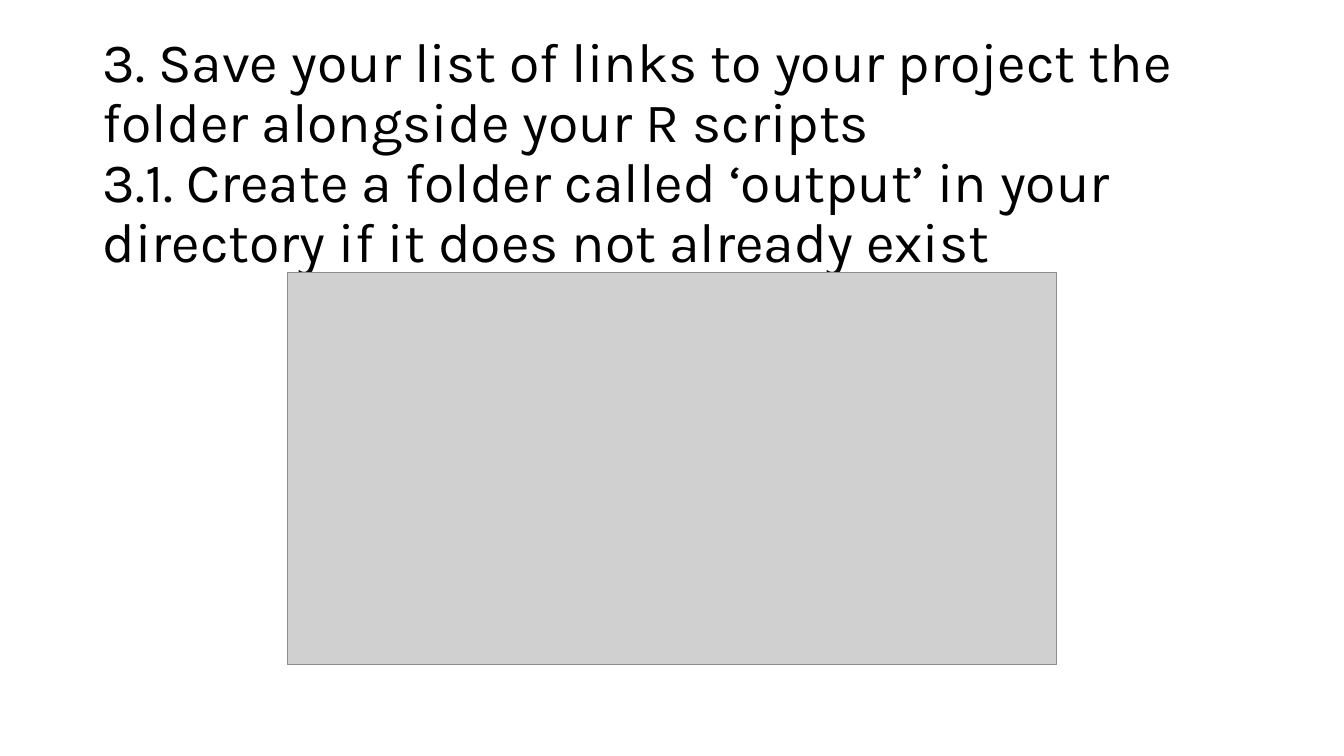
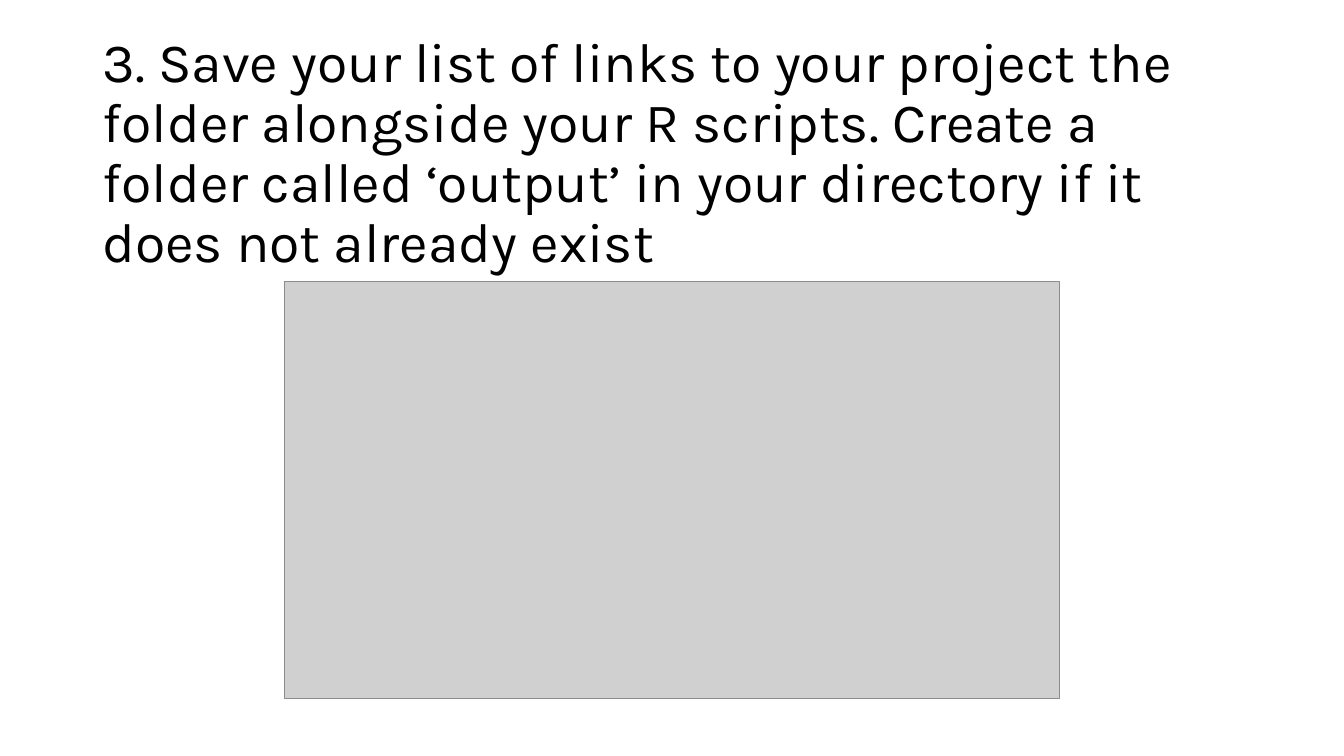
Before and after one commit to eco-kgml/NLDAS2_for_LakeGPT, a slide deck: slide 7 of How_to_NLDAS2 data.pptx. Drawn at 1344x756 pixels with LibreOffice and Linux fonts; fonts in the diff are those of the drawing; grey boxes stand for pictures. Boxes give left, top, right and bottom in pixels: in the first picture for what was removed or moved away, otherwise in the second. Text is boxed around its words. In the diff, an @@ line names an element or a change of style, - is before the commit and + after.

```diff
--- a/How_to_NLDAS2 data.pptx
+++ b/How_to_NLDAS2 data.pptx
@@ title at [102, 44, 1172, 275]: text changed @@
-3. Save your list of links to your project the folder alongside your R scripts
-3.1. Create a folder called ‘output’ in your directory if it does not already exist
+3. Save your list of links to your project the folder alongside your R scripts. Create a folder called ‘output’ in your directory if it does not already exist
@@ picture: place and size @@
-picture at [287, 272, 1058, 663]
+picture at [284, 281, 1060, 699]
```
Also in this commit, not shown: 9 other slides changed, 2 slides added, 1 slide removed, 6 other files.
